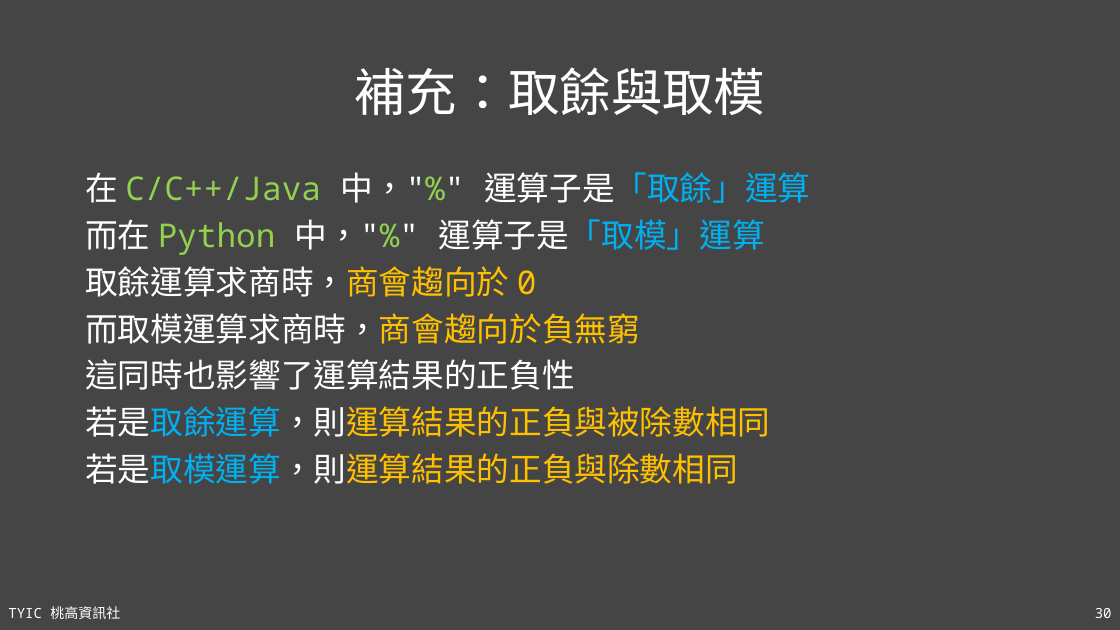
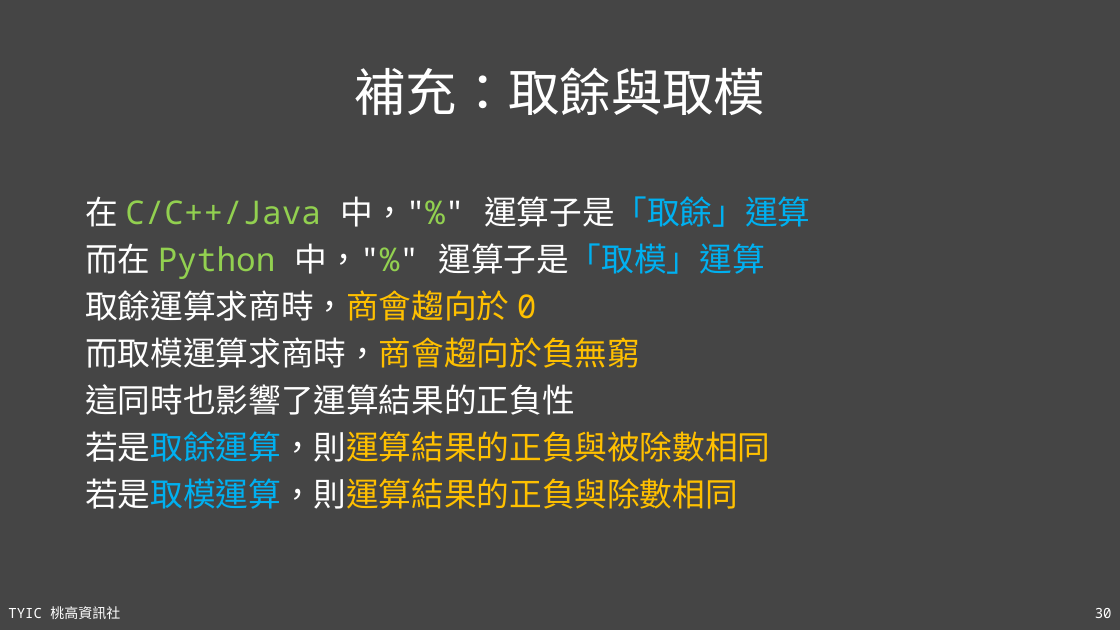
Before and after one commit to TYSHIC/slides, a slide deck: slide 30 of ppt/04_初探Java.pptx. Drawn at 1120x630 pixels with LibreOffice and Linux fonts; fonts in the diff are those of the drawing. Boxes give left, top, right and bottom in pixels: in the first picture for what was removed or moved away, otherwise in the second. Text is boxed around its words. In the diff, an @@ line names an element or a change of style, - is before the commit and + after.

```diff
--- a/ppt/04_初探Java.pptx
+++ b/ppt/04_初探Java.pptx
@@ text "在 C/C++/Java 中，"%" 運算子是「取餘」運算": place and size @@
-text "在 C/C++/Java 中，"%" 運算子是「取餘」運算" at <box>85,172,810,484</box>
+text "在 C/C++/Java 中，"%" 運算子是「取餘」運算" at <box>85,196,810,509</box>
```
Also in this commit, not shown: 3 other slides changed, 1 slide removed, 5 other files.
